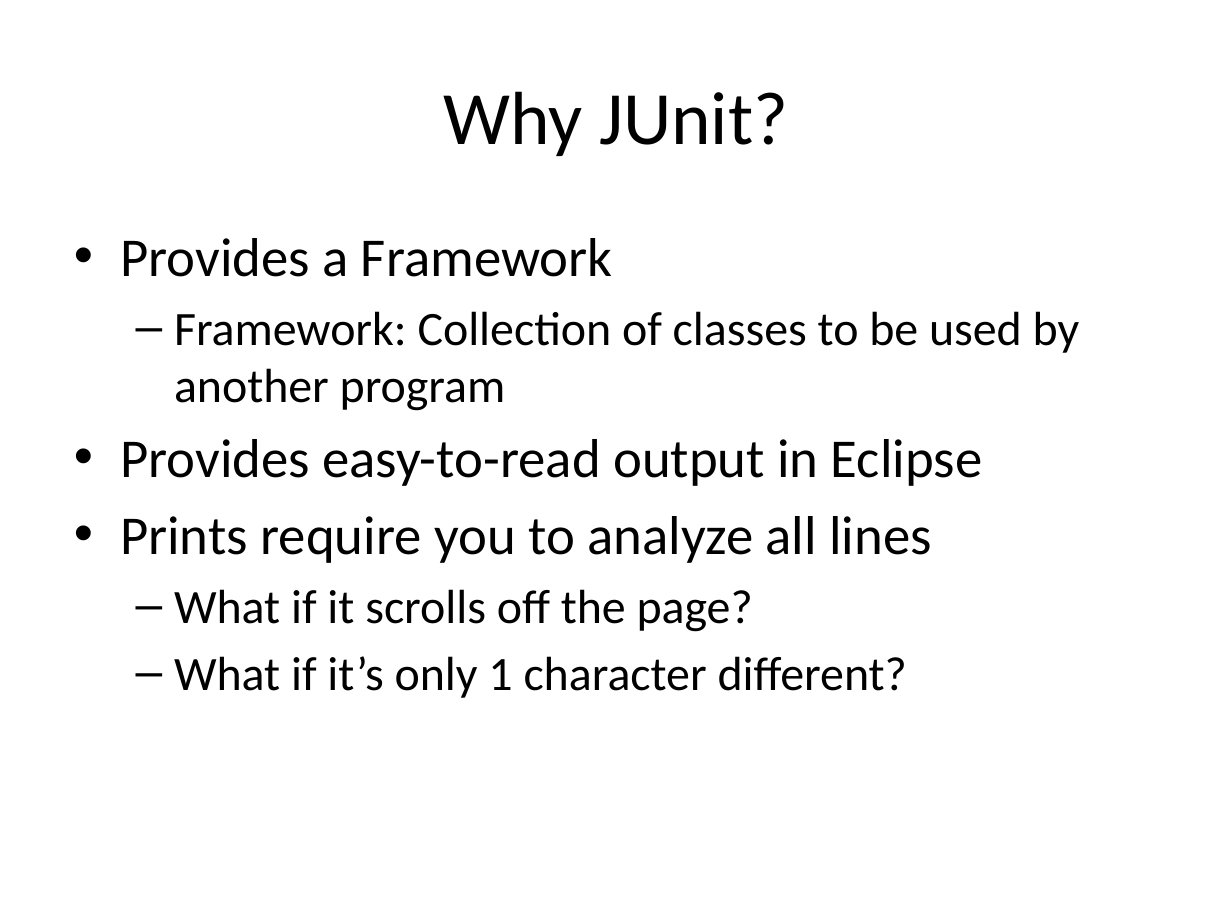
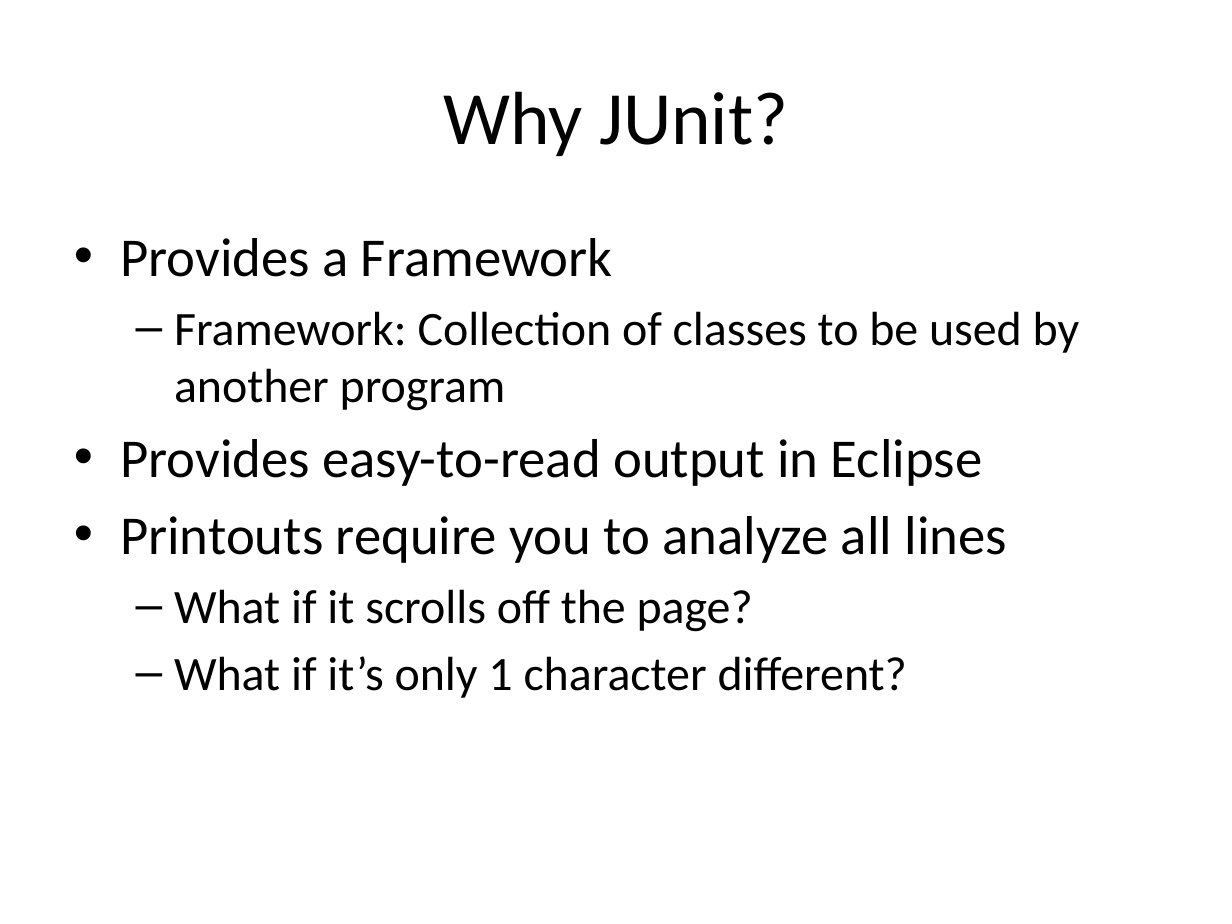
Before and after one commit to RHIT-CSSE/csse220, a slide deck: slide 23 of ClassMaterials/IntroToUnitTesting/Slides/UnitTesting.pptx (slide 17 before the commit). Drawn at 1232x924 pixels with LibreOffice and Linux fonts; fonts in the diff are those of the drawing. Boxes give left, top, right and bottom in pixels: in the first picture for what was removed or moved away, otherwise in the second. Text is boxed around its words. In the diff, an @@ line names an element or a change of style, - is before the commit and + after.

```diff
--- a/ClassMaterials/IntroToUnitTesting/Slides/UnitTesting.pptx
+++ b/ClassMaterials/IntroToUnitTesting/Slides/UnitTesting.pptx
@@ text at [120,516,1007,563]: text changed @@
-• Prints require you to analyze all lines
+• Printouts require you to analyze all lines
```
Also in this commit, not shown: 4 other slides changed, 7 slides added, 1 slide removed.
